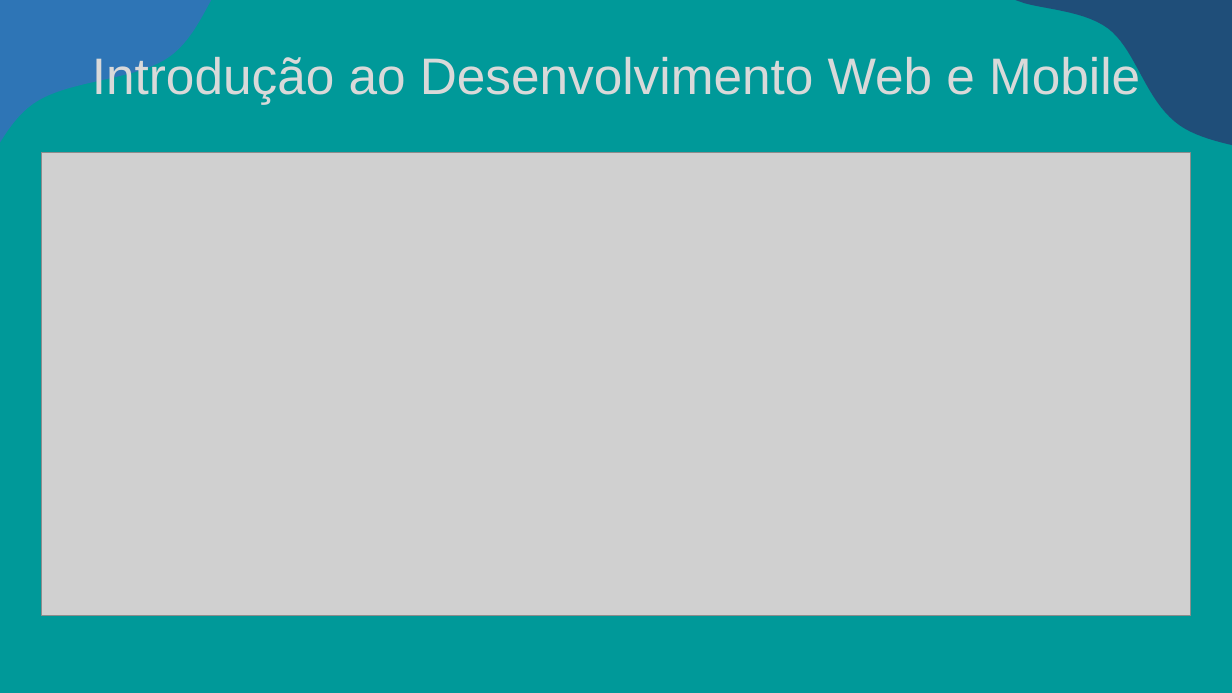
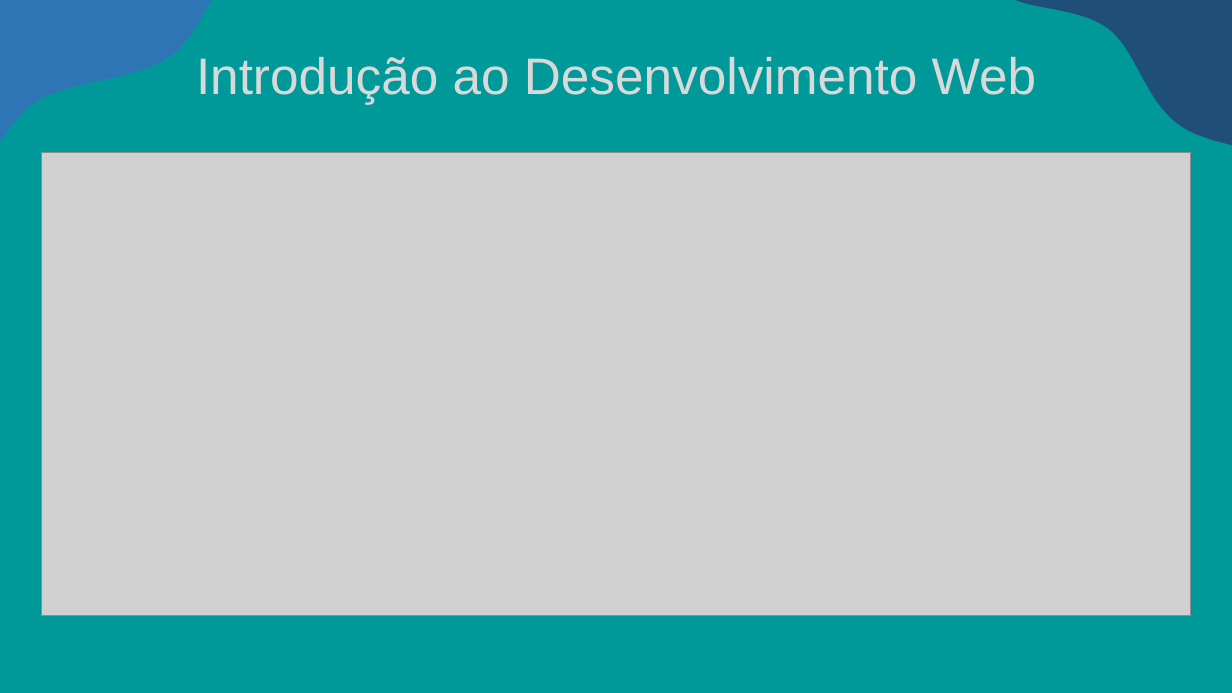
Before and after one commit to George-Luis-Costa/Introducao_Web, a slide deck: slide 1 of Introdução ao Desenvolvimento Web.pptx. Drawn at 1232x693 pixels with LibreOffice and Linux fonts; fonts in the diff are those of the drawing; grey boxes stand for pictures. Boxes give left, top, right and bottom in pixels: in the first picture for what was removed or moved away, otherwise in the second. Text is boxed around its words. In the diff, an @@ line names an element or a change of style, - is before the commit and + after.

```diff
--- a/Introdução ao Desenvolvimento Web.pptx
+++ b/Introdução ao Desenvolvimento Web.pptx
@@ title at [196,57,1037,104]: text changed @@
-Introdução ao Desenvolvimento Web e Mobile
+Introdução ao Desenvolvimento Web
```
Also in this commit, not shown: 1 other slide changed, 1 other file.
